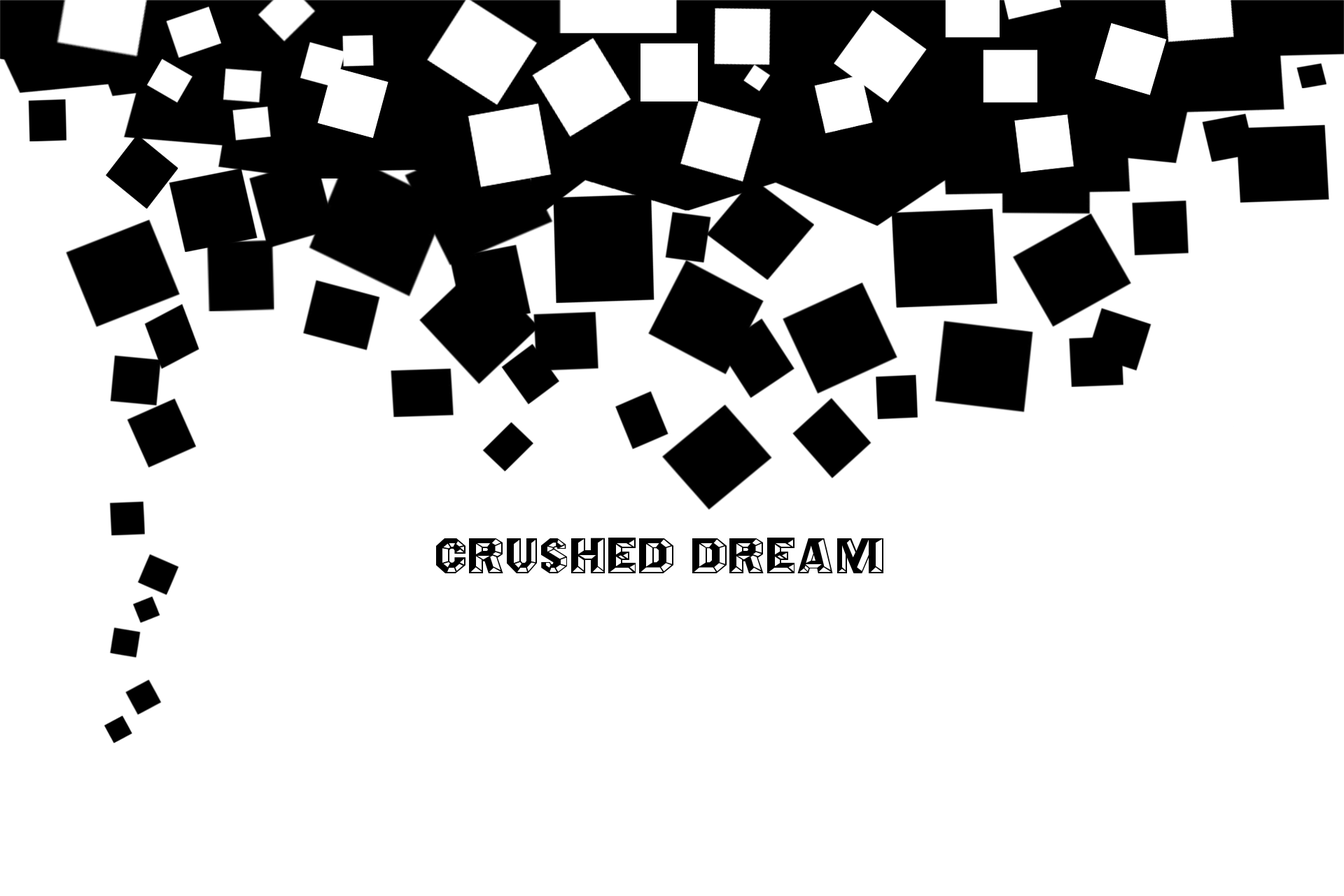
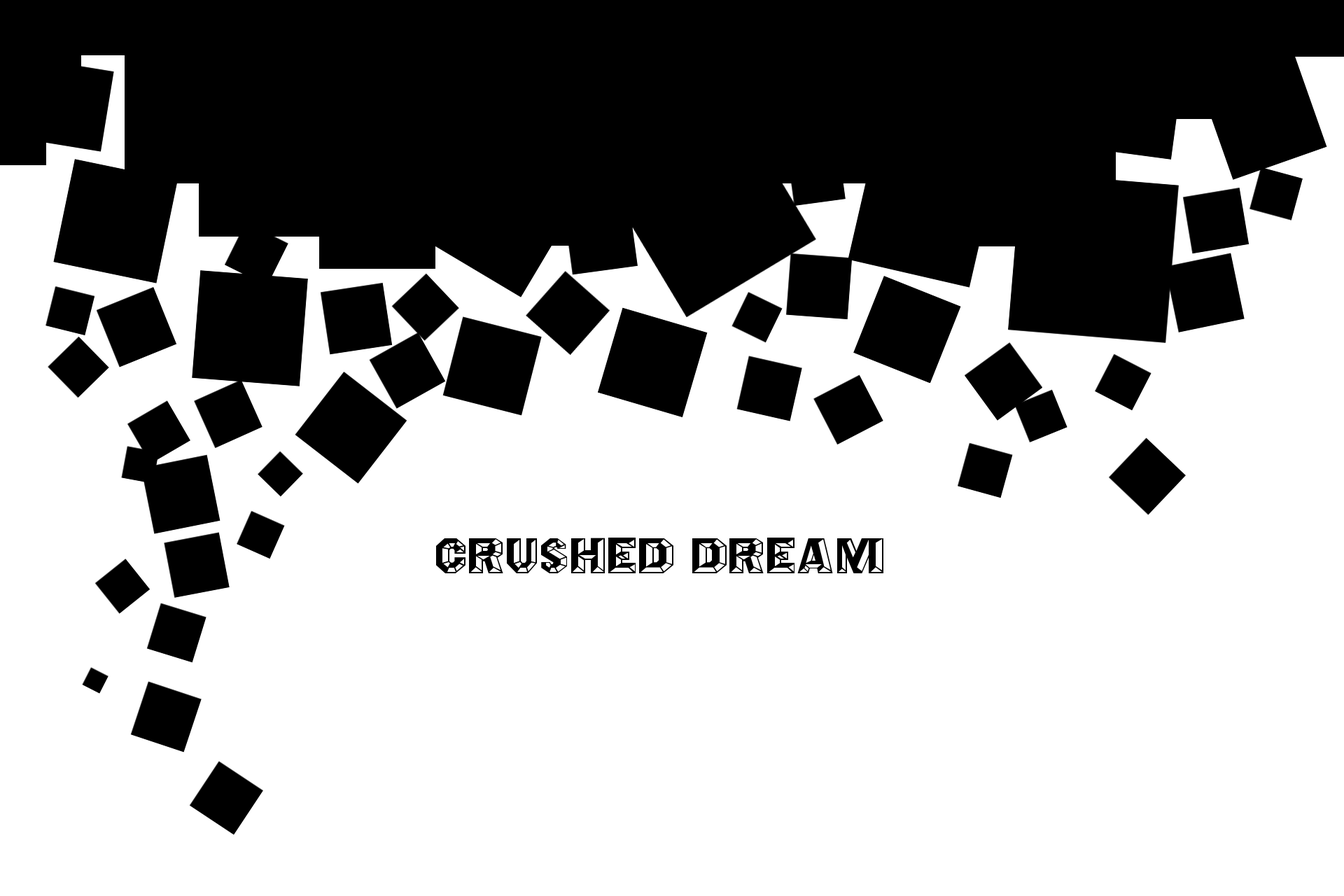
Revision of a layered 1344x896 image; what changed, layer by layer:
added layer "SmallRocks" above "Rocks" over [47, 166, 1303, 835]
renamed "WhiteTop" to "Rocks", painted on it over [20, 0, 1344, 663]
painted on "Top" over [0, 0, 1344, 744]
